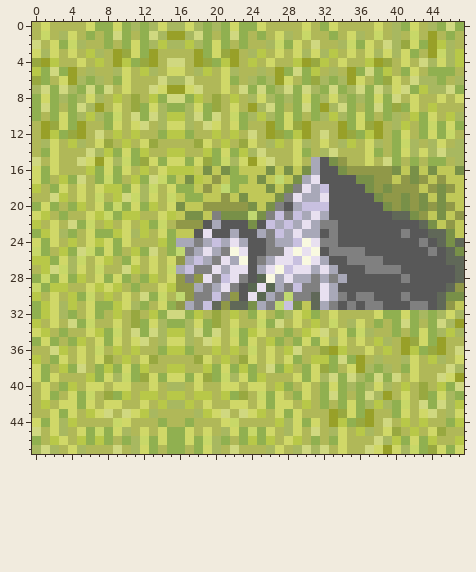
File history of a pixel-art sprite, src/game/images/tileM1.png. The picture above is the old version.
The file is 96x96 pixels, drawn in blocks of 2x2; one block is one cell here.
New version:
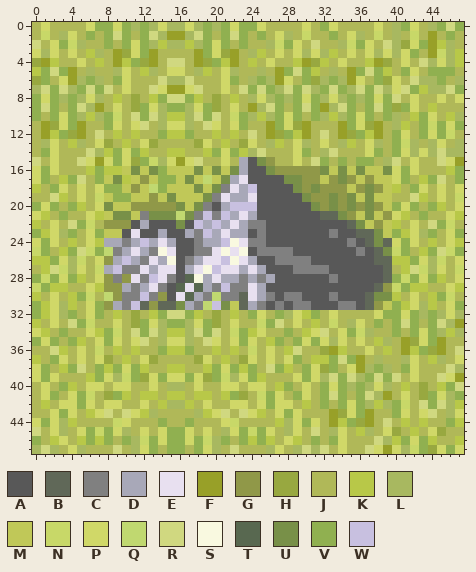
Palette (. is transparent): A #585858  B #606858  C #808080  D #a8a8b8  E #e8e0f0  F #98a028  G #909848  H #98a840  J #b0b858  K #b8c848  L #a8b860  M #c0c858  N #c8d868  P #d0d868  Q #c0d870  R #d0d880  S #f9f9e0  T #586850  U #789048  V #90b050  W #c8c0e0
Change:
Changed rows in their new state; - is an unchanged pixel.
first column x 8:
15 -VPHVNL-FPRJJPJDAUG----RVJV-VV-LR-P-JRPF
16 KKMUMUVMMMUMUMUDAA-GGGGGUM-MUMMUPVPJJJKV
17 MUKMGMV---MQMUDEAAAAU-GGMGUGMGMMPVJKVRJV
18 VVMGMQVMMMUMUCEDWAAAAUGUGGGMG--MKJVPJPJP
19 MVVMMGMU-MMUCEDDEAAAAAUGGUGUMUMMJJRKJPJN
20 UMMGGGGG--UCADWWWAAA-AAUGUGUGUGMVPVJVKJP
21 MUUMCUUUQ-CW-WDEDAAAAAAABBUGMUMGPKJVJJPK
22 GGGADAAAUAWDWDEDCCAAAAAAAA-BUMGMKJPJRVNJ
23 MMAEAADAADCWDE-D-CAAAAAA----BBUMVKPLVJPV
24 DDCDWDEDAA--DWSECCAAAAAAAA-C-BUBPVPJKJPK
25 QCDEDCSEAACCESES-C--CAAA-AAA--BUNVJKVRNV
26 GDWDCEDSACDEEWSEDAACCCCAA--AAABBKKVPLNJP
27 DWCCEDEEADESWE-DE-AAACCCCA---AABJKRNLPJN
28 GCGECWECATSDEDD-DCDAAAAAA-A----BVNVPVKJP
29 GGDCDECATETDCW-CEDAAAAAAAA----BGNVKKJJPK
30 QGCCWCGAETD-Q-CB-DCAC-AAACA-ABUUKJPJKVNJ
31 GDCWBGBBU--QWUM-DCACACCAAAC--BGMVKPLKJPV
Where, in picture pixels (left, top, right, bottom), the same in both pictures:
changed: (104, 157, 464, 310)
